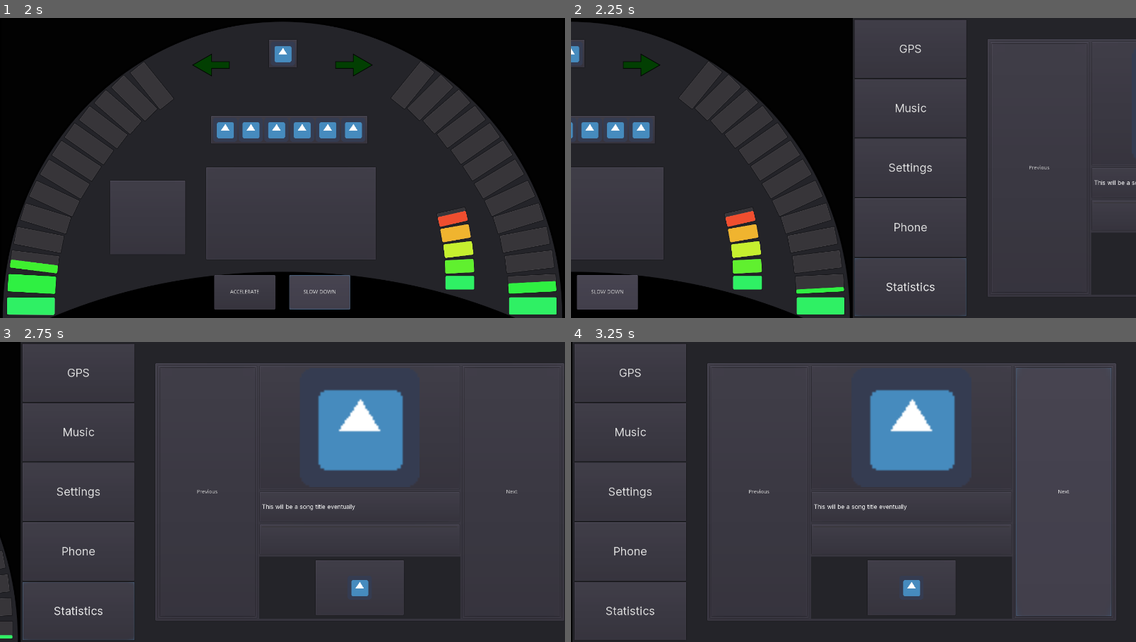
Above: before the commit, frames 1-4 (two rows, left to right).
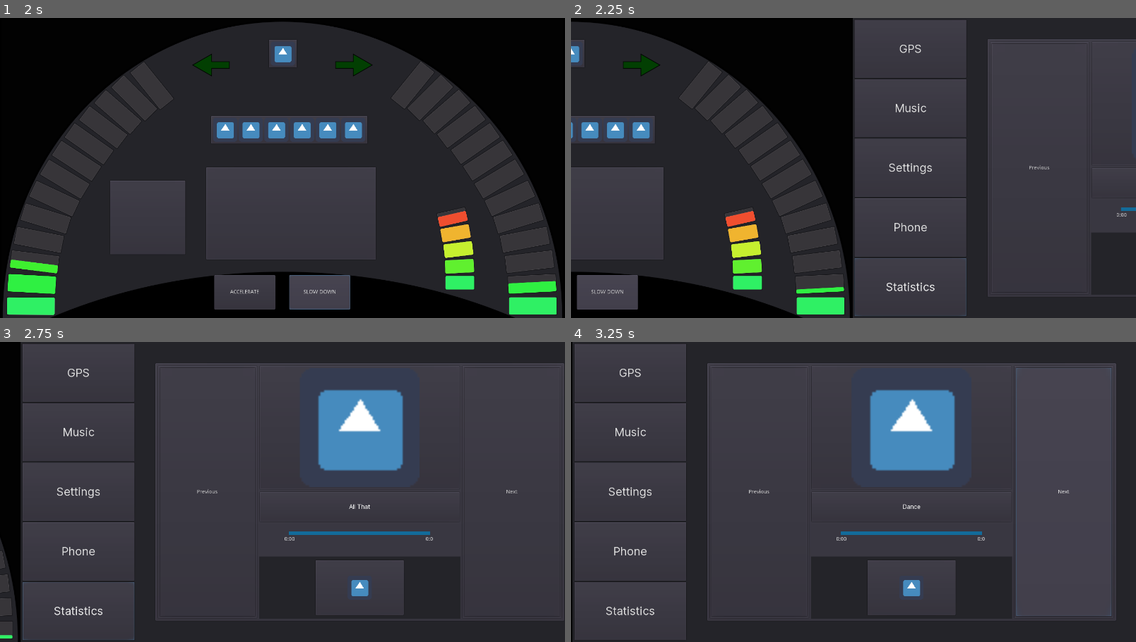
Above: after the commit, the same moments.

Repository: przadkap/car-dashboard
Game: Godot game, scene res://BTWScreen/BehindTheWheelScreen.tscn
Same seed, same stepped clock (60 frames per second), same inputs: the game is played once before the commit and once after it. The engine's default icon, where the game draws it, is replaced by a stand-in: a white triangle on a blue panel in a dark square. Sound files missing from this copy of the repository are replaced by a short silence.
Inputs:
- Up to frame 1 (2 s): click "ACCELERATE" at 0.5 s; click "SLOW DOWN" at 1.25 s
- Up to frame 2 (2.25 s): tap Enter at 2 s; hold Right from 2.03 s (still down); tap 0 at 2.1 s
- Up to frame 3 (2.75 s): keep holding Right
- Up to frame 4 (3.25 s): release Right at 2.75 s; click "Next" at 2.75 s

Frame 1 is identical in both runs. In frame 2, 0.1% of the frame differs, in the area x 92-100%, y 53-67%; in frame 3, 0.5%, in the area x 46-77%, y 53-67%; in frame 4, 0.5%.

Commit message:
add song progressbar

Diff:
--- a/Car Dashboard/BTWScreen/BehindTheWheelScreen.tscn
+++ b/Car Dashboard/BTWScreen/BehindTheWheelScreen.tscn
@@ -17,6 +17,7 @@
 [ext_resource path="res://fonts/BaseFont.tres" type="DynamicFont" id=15]
 [ext_resource path="res://MMScreen/styleboxes/multimedia_sidebar.tres" type="StyleBox" id=16]
 [ext_resource path="res://MMScreen/MusicPlayer.gd" type="Script" id=17]
+[ext_resource path="res://MMScreen/SongProgress.gd" type="Script" id=18]
 [ext_resource path="res://BTWScreen/MultimediaScreen.gd" type="Script" id=19]
 
 [sub_resource type="StyleBoxEmpty" id=1]
@@ -30,6 +31,13 @@
 [sub_resource type="DynamicFont" id=4]
 size = 30
 font_data = ExtResource( 7 )
+
+[sub_resource type="StyleBoxFlat" id=6]
+content_margin_top = 20.0
+bg_color = Color( 0.227451, 0.219608, 0.258824, 1 )
+
+[sub_resource type="StyleBoxFlat" id=7]
+bg_color = Color( 0.0784314, 0.423529, 0.607843, 1 )
 
 [sub_resource type="StyleBoxFlat" id=5]
 content_margin_left = 150.0
@@ -727,17 +735,17 @@
 
 [node name="GridContainer" type="GridContainer" parent="MultimediaScreen/PanelContainer"]
 visible = false
-margin_left = 50.0
-margin_top = 50.0
-margin_right = 1450.0
-margin_bottom = 750.0
+margin_left = 5.0
+margin_top = 5.0
+margin_right = 1495.0
+margin_bottom = 795.0
 custom_constants/vseparation = 90
 custom_constants/hseparation = 90
 columns = 3
 
 [node name="GPS" type="Button" parent="MultimediaScreen/PanelContainer/GridContainer"]
-margin_right = 406.0
-margin_bottom = 305.0
+margin_right = 436.0
+margin_bottom = 350.0
 rect_min_size = Vector2( 300, 300 )
 size_flags_horizontal = 3
 size_flags_vertical = 3
@@ -745,9 +753,9 @@
 text = "GPS"
 
 [node name="Music" type="Button" parent="MultimediaScreen/PanelContainer/GridContainer"]
-margin_left = 496.0
-margin_right = 902.0
-margin_bottom = 305.0
+margin_left = 526.0
+margin_right = 962.0
+margin_bottom = 350.0
 rect_min_size = Vector2( 300, 300 )
 size_flags_horizontal = 3
 size_flags_vertical = 3
@@ -755,9 +763,9 @@
 text = "Music"
 
 [node name="Settings" type="Button" parent="MultimediaScreen/PanelContainer/GridContainer"]
-margin_left = 992.0
-margin_right = 1398.0
-margin_bottom = 305.0
+margin_left = 1052.0
+margin_right = 1488.0
+margin_bottom = 350.0
 rect_min_size = Vector2( 300, 300 )
 size_flags_horizontal = 3
 size_flags_vertical = 3
@@ -765,9 +773,9 @@
 text = "Settings"
 
 [node name="Phone" type="Button" parent="MultimediaScreen/PanelContainer/GridContainer"]
-margin_top = 395.0
-margin_right = 406.0
-margin_bottom = 700.0
+margin_top = 440.0
+margin_right = 436.0
+margin_bottom = 790.0
 rect_min_size = Vector2( 300, 300 )
 size_flags_horizontal = 3
 size_flags_vertical = 3
@@ -775,10 +783,10 @@
 text = "Phone"
 
 [node name="Statistics" type="Button" parent="MultimediaScreen/PanelContainer/GridContainer"]
-margin_left = 496.0
-margin_top = 395.0
-margin_right = 902.0
-margin_bottom = 700.0
+margin_left = 526.0
+margin_top = 440.0
+margin_right = 962.0
+margin_bottom = 790.0
 rect_min_size = Vector2( 300, 300 )
 size_flags_horizontal = 3
 size_flags_vertical = 3
@@ -941,6 +949,7 @@
 margin_bottom = 51.0
 custom_fonts/font = ExtResource( 15 )
 text = "This will be a song title eventually"
+align = 1
 
 [node name="SongProgress" type="PanelContainer" parent="MultimediaScreen/PanelContainer/SideSeparator/Content/MusicPlayer/MasterHBox/VBoxMiddle"]
 margin_top = 423.0
@@ -949,13 +958,93 @@
 size_flags_horizontal = 3
 size_flags_vertical = 3
 size_flags_stretch_ratio = 0.5
-
-[node name="ProgressBar" type="ProgressBar" parent="MultimediaScreen/PanelContainer/SideSeparator/Content/MusicPlayer/MasterHBox/VBoxMiddle/SongProgress"]
-margin_left = 7.0
+custom_styles/panel = SubResource( 6 )
+script = ExtResource( 18 )
+
+[node name="VBoxContainer" type="VBoxContainer" parent="MultimediaScreen/PanelContainer/SideSeparator/Content/MusicPlayer/MasterHBox/VBoxMiddle/SongProgress"]
+margin_top = 20.0
+margin_right = 534.0
+margin_bottom = 83.0
+
+[node name="HBoxContainer" type="HBoxContainer" parent="MultimediaScreen/PanelContainer/SideSeparator/Content/MusicPlayer/MasterHBox/VBoxMiddle/SongProgress/VBoxContainer"]
+margin_right = 534.0
+margin_bottom = 10.0
+
+[node name="Control" type="Control" parent="MultimediaScreen/PanelContainer/SideSeparator/Content/MusicPlayer/MasterHBox/VBoxMiddle/SongProgress/VBoxContainer/HBoxContainer"]
+margin_right = 75.0
+margin_bottom = 10.0
+size_flags_horizontal = 3
+size_flags_vertical = 3
+
+[node name="ProgressBar" type="ProgressBar" parent="MultimediaScreen/PanelContainer/SideSeparator/Content/MusicPlayer/MasterHBox/VBoxMiddle/SongProgress/VBoxContainer/HBoxContainer"]
+margin_left = 79.0
+margin_right = 454.0
+margin_bottom = 10.0
+rect_min_size = Vector2( 0, 10 )
+size_flags_horizontal = 3
+size_flags_vertical = 2
+size_flags_stretch_ratio = 5.0
+custom_styles/fg = SubResource( 7 )
+step = 0.1
+value = 70.0
+percent_visible = false
+
+[node name="Control2" type="Control" parent="MultimediaScreen/PanelContainer/SideSeparator/Content/MusicPlayer/MasterHBox/VBoxMiddle/SongProgress/VBoxContainer/HBoxContainer"]
+margin_left = 458.0
+margin_right = 534.0
+margin_bottom = 10.0
+size_flags_horizontal = 3
+size_flags_vertical = 3
+
+[node name="HBoxContainer2" type="HBoxContainer" parent="MultimediaScreen/PanelContainer/SideSeparator/Content/MusicPlayer/MasterHBox/VBoxMiddle/SongProgress/VBoxContainer"]
+margin_top = 14.0
+margin_right = 534.0
+margin_bottom = 28.0
+
+[node name="Control3" type="Control" parent="MultimediaScreen/PanelContainer/SideSeparator/Content/MusicPlayer/MasterHBox/VBoxMiddle/SongProgress/VBoxContainer/HBoxContainer2"]
 margin_top = 7.0
-margin_right = 527.0
-margin_bottom = 9.0
-percent_visible = false
+margin_right = 51.0
+margin_bottom = 7.0
+size_flags_horizontal = 3
+size_flags_vertical = 6
+
+[node name="SongBegin" type="Label" parent="MultimediaScreen/PanelContainer/SideSeparator/Content/MusicPlayer/MasterHBox/VBoxMiddle/SongProgress/VBoxContainer/HBoxContainer2"]
+margin_left = 55.0
+margin_right = 107.0
+margin_bottom = 14.0
+size_flags_horizontal = 3
+size_flags_vertical = 6
+text = "0:00"
+align = 1
+
+[node name="Control" type="Control" parent="MultimediaScreen/PanelContainer/SideSeparator/Content/MusicPlayer/MasterHBox/VBoxMiddle/SongProgress/VBoxContainer/HBoxContainer2"]
+margin_left = 111.0
+margin_top = 7.0
+margin_right = 422.0
+margin_bottom = 7.0
+size_flags_horizontal = 3
+size_flags_vertical = 6
+size_flags_stretch_ratio = 6.0
+
+[node name="SongEnd" type="Label" parent="MultimediaScreen/PanelContainer/SideSeparator/Content/MusicPlayer/MasterHBox/VBoxMiddle/SongProgress/VBoxContainer/HBoxContainer2"]
+margin_left = 426.0
+margin_right = 478.0
+margin_bottom = 14.0
+size_flags_horizontal = 3
+size_flags_vertical = 6
+text = "4:20"
+align = 1
+
+[node name="Control2" type="Control" parent="MultimediaScreen/PanelContainer/SideSeparator/Content/MusicPlayer/MasterHBox/VBoxMiddle/SongProgress/VBoxContainer/HBoxContainer2"]
+margin_left = 482.0
+margin_top = 7.0
+margin_right = 534.0
+margin_bottom = 7.0
+size_flags_horizontal = 3
+size_flags_vertical = 6
+
+[node name="ProgressTimer" type="Timer" parent="MultimediaScreen/PanelContainer/SideSeparator/Content/MusicPlayer/MasterHBox/VBoxMiddle/SongProgress"]
+wait_time = 0.1
 
 [node name="PlayPause" type="PanelContainer" parent="MultimediaScreen/PanelContainer/SideSeparator/Content/MusicPlayer/MasterHBox/VBoxMiddle"]
 margin_top = 510.0
@@ -1017,8 +1106,12 @@
 [connection signal="pressed" from="BTWScreen/AccelerateButton" to="BTWScreen/Accelerometer" method="_on_Accelerate_pressed"]
 [connection signal="pressed" from="BTWScreen/AccelerateButton2" to="BTWScreen/Accelerometer" method="_on_Decelerate_pressed"]
 [connection signal="timeout" from="BTWScreen/SpeedCheck" to="BTWScreen/Accelerometer" method="_on_SpeedCheck_timeout"]
+[connection signal="music_toggled" from="MultimediaScreen" to="MultimediaScreen/PanelContainer/SideSeparator/Content/MusicPlayer/MasterHBox/VBoxMiddle/SongProgress" method="_on_MultimediaScreen_music_toggled"]
+[connection signal="song_data_changed" from="MultimediaScreen" to="MultimediaScreen/PanelContainer/SideSeparator/Content/MusicPlayer" method="_on_MultimediaScreen_song_data_changed"]
 [connection signal="music_toggle" from="MultimediaScreen/PanelContainer/SideSeparator/Content/MusicPlayer" to="MultimediaScreen" method="_on_MusicPlayer_music_toggle"]
 [connection signal="switch_song" from="MultimediaScreen/PanelContainer/SideSeparator/Content/MusicPlayer" to="MultimediaScreen" method="_on_MusicPlayer_switch_song"]
 [connection signal="pressed" from="MultimediaScreen/PanelContainer/SideSeparator/Content/MusicPlayer/MasterHBox/PreviousSong/PreviousSong" to="MultimediaScreen/PanelContainer/SideSeparator/Content/MusicPlayer" method="_on_PreviousSong_pressed"]
+[connection signal="timeout" from="MultimediaScreen/PanelContainer/SideSeparator/Content/MusicPlayer/MasterHBox/VBoxMiddle/SongProgress/ProgressTimer" to="MultimediaScreen/PanelContainer/SideSeparator/Content/MusicPlayer/MasterHBox/VBoxMiddle/SongProgress" method="_on_ProgressTimer_timeout"]
 [connection signal="pressed" from="MultimediaScreen/PanelContainer/SideSeparator/Content/MusicPlayer/MasterHBox/VBoxMiddle/PlayPause/PlayPause" to="MultimediaScreen/PanelContainer/SideSeparator/Content/MusicPlayer" method="_on_PlayPause_pressed"]
 [connection signal="pressed" from="MultimediaScreen/PanelContainer/SideSeparator/Content/MusicPlayer/MasterHBox/NextSong/NextSong" to="MultimediaScreen/PanelContainer/SideSeparator/Content/MusicPlayer" method="_on_NextSong_pressed"]
+[connection signal="finished" from="MultimediaScreen/MusicAudio" to="MultimediaScreen" method="_on_MusicAudio_finished"]
--- a/Car Dashboard/BTWScreen/MultimediaScreen.gd
+++ b/Car Dashboard/BTWScreen/MultimediaScreen.gd
@@ -11,10 +11,14 @@
 var songs = []
 var current_song_index = 0
 
+signal song_data_changed
+signal music_toggled
+
 func _ready():
 	for song in song_info:
 		songs.append({"title": song["title"], "stream": load(song["path"])})
 	$MusicAudio.stream = songs[current_song_index]["stream"]
+	emit_signal("song_data_changed", songs[current_song_index]["title"], songs[current_song_index]["stream"].get_length())
 
 
 func _on_MusicPlayer_music_toggle():
@@ -26,7 +30,7 @@
 	else:
 		$MusicAudio.playing = true
 		$MusicAudio.stream_paused = false
-
+	emit_signal("music_toggled", $MusicAudio.stream_paused)
 
 
 func _on_MusicPlayer_switch_song(index_offset):
@@ -37,5 +41,19 @@
 	elif current_song_index < 0:
 		current_song_index = len(songs) - 1
 
+	emit_signal("song_data_changed", songs[current_song_index]["title"], songs[current_song_index]["stream"].get_length())
 	$MusicAudio.stream = songs[current_song_index]["stream"]
 	$MusicAudio.play() # only actually plays if the song was playing before for some reason
+
+
+func _on_MusicAudio_finished():
+	current_song_index += 1
+
+	if current_song_index >= len(songs):
+		current_song_index = 0
+	elif current_song_index < 0:
+		current_song_index = len(songs) - 1
+
+	emit_signal("song_data_changed", songs[current_song_index]["title"], songs[current_song_index]["stream"].get_length())
+	$MusicAudio.stream = songs[current_song_index]["stream"]
+	$MusicAudio.play() # only actually plays if the song was playing before for some reason
--- a/Car Dashboard/MMScreen/MusicPlayer.gd
+++ b/Car Dashboard/MMScreen/MusicPlayer.gd
@@ -17,3 +17,15 @@
 
 func _on_NextSong_pressed():
 	emit_signal("switch_song", 1)
+
+
+func _on_MultimediaScreen_song_data_changed(title, length):
+	$MasterHBox/VBoxMiddle/SongTitle/Label.text  = title
+	var minutes = int(length) / 60
+	var seconds = int(length) - minutes * 60
+
+	var song_length = str(minutes) + ":" + str(seconds)
+
+	$MasterHBox/VBoxMiddle/SongProgress/VBoxContainer/HBoxContainer2/SongEnd.text = song_length
+	$MasterHBox/VBoxMiddle/SongProgress/VBoxContainer/HBoxContainer/ProgressBar.max_value = int(length)
+	$MasterHBox/VBoxMiddle/SongProgress/VBoxContainer/HBoxContainer/ProgressBar.value = 0
--- /dev/null
+++ b/Car Dashboard/MMScreen/SongProgress.gd
@@ -0,0 +1,17 @@
+extends PanelContainer
+
+
+func _ready():
+	pass # Replace with function body.
+
+
+
+func _on_ProgressTimer_timeout():
+	$VBoxContainer/HBoxContainer/ProgressBar.value += 0.1
+
+
+func _on_MultimediaScreen_music_toggled(song_stopped):
+	if song_stopped:
+		$ProgressTimer.stop()
+	else:
+		$ProgressTimer.start()
Not shown: 1 places in Car Dashboard/BTWScreen/BehindTheWheelScreen.tscn that only renumber resources
